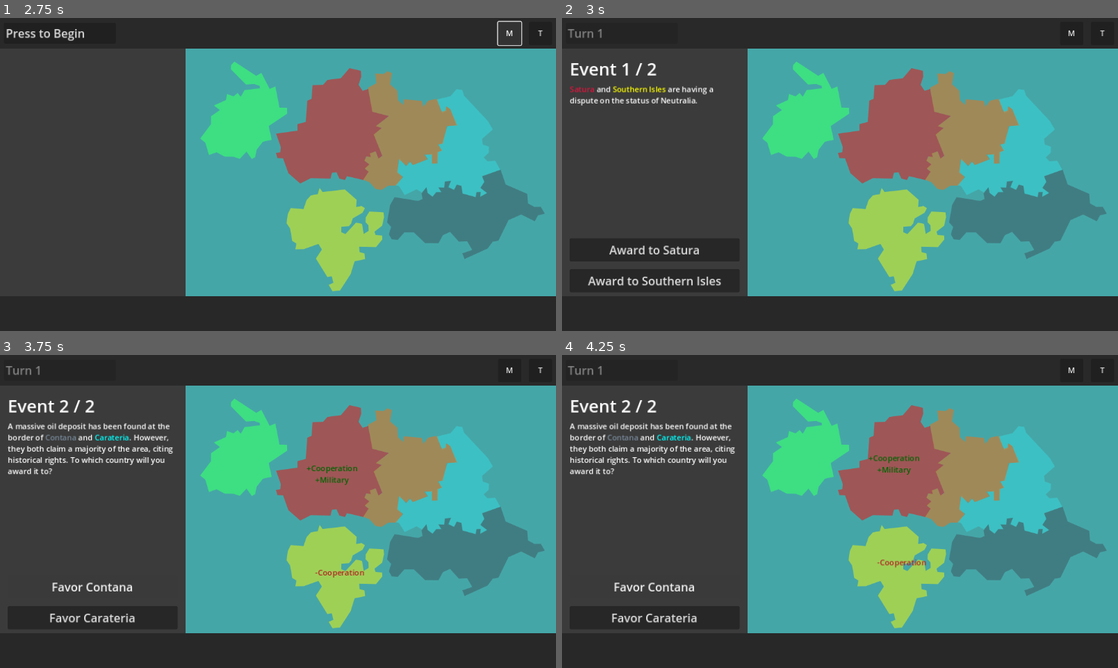
Above: before the commit, frames 1-4 (two rows, left to right).
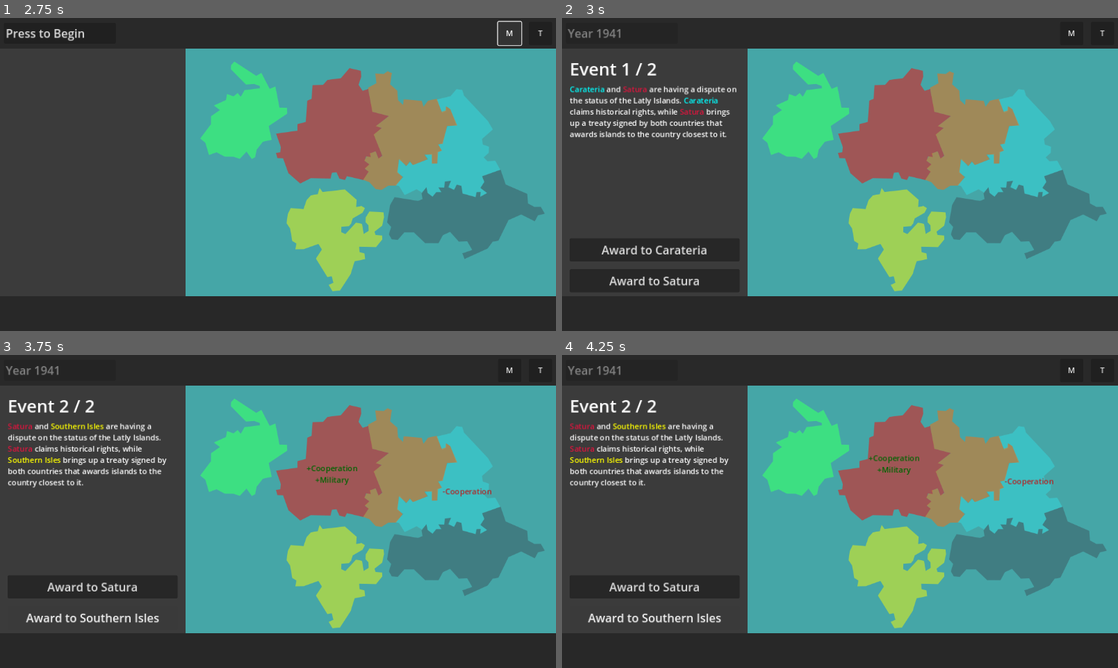
Above: after the commit, the same moments.

Repository: SaturdayMilkshake/game-jam-2
Game: Godot game, scene res://scenes/title_screen/title_screen.tscn
The game is run twice, just before and just after one commit, with the same random seed, the same clock (stepped at 60 frames per second) and the same inputs.
Inputs:
- Up to frame 1 (2.75 s): click "Play" at 0.5 s; click "M" at 1.25 s; click "O" at 2 s
- Up to frame 2 (3 s): click "Press to Begin" at 2.75 s
- Up to frame 3 (3.75 s): click "Award to Satura" at 3.5 s
- Up to frame 4 (4.25 s): no input

Frame 1 is identical in both runs. In frame 2, 2.5% of the frame differs, in the area x 1-32%, y 3-86%; in frame 3, 3.0%; in frame 4, 3.0%, in the area x 1-89%, y 3-86%.

Commit message:
add coloring and statuses

Diff:
--- a/misc/event_spreadsheet.csv
+++ b/misc/event_spreadsheet.csv
@@ -1,4 +1,5 @@
 Event Number,Description,Country 1,Country 2,Option 1 Name,Option 2 Name,Option 1 Effect 1,Option 1 Modifier 1,Option 1 …(257 unchanged characters)…
-1,COUNTRY1 and COUNTRY2 are having a dispute on the status of Neutralia.,RANDOM,RANDOM,Award to COUNTRY1,Award t …(94 unchanged characters)…
+1,"COUNTRY1 and COUNTRY2 are having a dispute on the status of the Latly Islands. COUNTRY1 claims historical rights, while COUNTRY2 brings up a treaty signed by both countries that awards islands to the country closest to it.",RANDOM,RANDOM,Award to COUNTRY1,Award t …(94 unchanged characters)…
 2,"A massive oil deposit has been found at the border of COUNTRY1 and COUNTRY2. However, they both claim a majority of  …(217 unchanged characters)…
 3,"A group of refugees turn up at a COUNTRY1 border checkpoint. COUNTRY1 is uncertain about them, and refuses to let them in, leaving them in COUNTRY2.",RANDOM,RANDOM,Accept Refugees,Turn Away Refugees,Stability,-2,,,Stability,2,,,Stability,2,,,Stability,-2,,
+4,COUNTRY1 is reported to be developing their nuclear weapons program.,RANDOM,,Give Immediate Sanctions,Ignore All Reports,Military,-2,Stability,-1,,,,,Military,3,,,,,,
--- a/scenes/country/country.gd
+++ b/scenes/country/country.gd
@@ -16,6 +16,12 @@
 @onready var military: Node = $Military
 @onready var cooperation: Node = $Cooperation
 
+#Statuses:
+#Nuclear Weapons
+var nuclear_state: bool = false
+var nuclear_program_progression_active: bool = false
+var nuclear_program_progress: int = 0
+
 func _ready() -> void:
 	SignalHandler.connect("new_turn", Callable(self, "new_turn"))
 	SignalHandler.connect("modify_country_value", Callable(self, "modify_country_value"))
@@ -30,11 +36,11 @@
 	population += (economy.economy - 5) + (stability.stability - 5)
 
 func generate_starting_attribute_values() -> void:
-	economy.economy = randi_range(3, 7)
-	stability.stability = randi_range(3, 7)
-	military.military = randi_range(3, 7)
-	cooperation.cooperation = randi_range(3, 7)
-	population = randi_range(40, 60)
+	economy.economy = randi_range(4, 6)
+	stability.stability = randi_range(4, 6)
+	military.military = randi_range(4, 6)
+	cooperation.cooperation = randi_range(4, 6)
+	population = randi_range(45, 55)
 
 func modify_country_value(country: String, attribute: String, modifier: int) -> void:
 	if country == country_name:
--- a/scenes/game_manager/game_manager.gd
+++ b/scenes/game_manager/game_manager.gd
@@ -1,13 +1,16 @@
 extends Node
 
 var turn: int = 0
+var influence: int = 0
+
+#Win / Lose Conditions
+var peace_process_active: bool = false
+var peace_progress: int = 0
 
 func _ready() -> void:
 	SignalHandler.connect("new_turn", Callable(self, "new_turn"))
 
 func new_turn() -> void:
 	turn += 1
+	influence += 1
 	SignalHandler.emit_signal("turn_updated", turn)
-
-func modify_country_value(_country: String, _attribute: String, _modifier: int) -> void:
-	pass
--- a/scenes/world/ui/country_info/country_info.gd
+++ b/scenes/world/ui/country_info/country_info.gd
@@ -36,9 +36,12 @@
 	if military <= 3:
 		$Military.modulate = Color.INDIAN_RED
 	elif military >= 10:
-		$Military.modulate = Color.SEA_GREEN
+		$Military.modulate = Color.INDIAN_RED
 
-	if cooperation <= 3:
+	$Cooperation.visible = true
+	if cooperation <= 0:
+		$Cooperation.visible = false
+	elif cooperation <= 3:
 		$Cooperation.modulate = Color.INDIAN_RED
 	elif cooperation >= 10:
 		$Cooperation.modulate = Color.SEA_GREEN
--- a/scenes/world/ui/country_info/country_info.tscn
+++ b/scenes/world/ui/country_info/country_info.tscn
@@ -82,6 +82,26 @@
 text = "Cooperation: 5"
 vertical_alignment = 1
 
+[node name="Statuses" type="Label" parent="."]
+layout_mode = 0
+offset_left = 16.0
+offset_top = 256.0
+offset_right = 376.0
+offset_bottom = 306.0
+theme_override_font_sizes/font_size = 28
+text = "Statuses"
+vertical_alignment = 1
+
+[node name="StatusesList" type="RichTextLabel" parent="."]
+layout_mode = 0
+offset_left = 16.0
+offset_top = 304.0
+offset_right = 368.0
+offset_bottom = 440.0
+bbcode_enabled = true
+text = "[color=orange]Nuclear State[/color]
+-Will launch nukes as a last resort when Military reaches 0."
+
 [node name="OpenEvents" type="Button" parent="."]
 layout_mode = 0
 offset_left = 16.0
--- a/scenes/world/ui/event_info/event_info.gd
+++ b/scenes/world/ui/event_info/event_info.gd
@@ -20,8 +20,11 @@
 	option_selected()
 
 func _on_option_2_pressed() -> void:
-	SignalHandler.emit_signal("event_option_selected", 2)
-	option_selected()
+	if current_event > events_this_turn:
+		SignalHandler.emit_signal("new_turn")
+	else:
+		SignalHandler.emit_signal("event_option_selected", 2)
+		option_selected()
 
 func game_started() -> void:
 	SignalHandler.emit_signal("new_event_requested")
@@ -56,7 +59,8 @@
 	current_event += 1
 	if current_event > events_this_turn:
 		$Option1.visible = false
-		$Option2.visible = false
+		$Option2.visible = true
+		$Option2.text = "New Turn"
 		$Event.text = "Turn Finished"
 		$Description.text = "You have completed all events this turn. Please press New Turn to continue."
 		SignalHandler.emit_signal("finished_all_events_this_turn")
@@ -68,5 +72,6 @@
 	self.visible = status
 	if current_event > events_this_turn:
 		$Option1.visible = false
-		$Option2.visible = false
+		$Option2.visible = true
+		$Option2.text = "New Turn"
 		$Description.text = "You have completed all events this turn. Please press New Turn to continue."
--- /dev/null
+++ b/scenes/world/ui/notice_info/notice_info.gd
@@ -0,0 +1,8 @@
+extends Control
+
+func _ready() -> void:
+	SignalHandler.connect("new_notice", Callable(self, "new_notice"))
+	self.visible = false
+
+func new_notice() -> void:
+	self.visible = true
--- /dev/null
+++ b/scenes/world/ui/notice_info/notice_info.tscn
@@ -0,0 +1,43 @@
+[gd_scene load_steps=3 format=3 uid="uid://ca7gygaworqno"]
+
+[ext_resource type="Script" path="res://scenes/world/ui/notice_info/notice_info.gd" id="1_1pe52"]
+
+[sub_resource type="StyleBoxEmpty" id="StyleBoxEmpty_1ivfs"]
+
+[node name="NoticeInfo" type="Control"]
+layout_mode = 3
+anchors_preset = 15
+anchor_right = 1.0
+anchor_bottom = 1.0
+offset_right = -768.0
+offset_bottom = -136.0
+grow_horizontal = 2
+grow_vertical = 2
+script = ExtResource("1_1pe52")
+
+[node name="Notice" type="Label" parent="."]
+offset_left = 16.0
+offset_top = 16.0
+offset_right = 256.0
+offset_bottom = 66.0
+theme_override_font_sizes/font_size = 36
+text = "Notice"
+vertical_alignment = 1
+
+[node name="Description" type="RichTextLabel" parent="."]
+offset_left = 16.0
+offset_top = 72.0
+offset_right = 368.0
+offset_bottom = 376.0
+bbcode_enabled = true
+text = "Test notice for testing purposes."
+
+[node name="NextEvent" type="Button" parent="."]
+offset_left = 16.0
+offset_top = 456.0
+offset_right = 368.0
+offset_bottom = 504.0
+focus_mode = 1
+theme_override_font_sizes/font_size = 24
+theme_override_styles/focus = SubResource("StyleBoxEmpty_1ivfs")
+text = "Next Event"
--- a/scenes/world/ui/turn_button/turn_button.gd
+++ b/scenes/world/ui/turn_button/turn_button.gd
@@ -3,6 +3,7 @@
 var game_active: bool = false
 
 func _ready() -> void:
+	SignalHandler.connect("new_turn", Callable(self, "new_turn"))
 	SignalHandler.connect("turn_updated", Callable(self, "turn_updated"))
 	SignalHandler.connect("finished_all_events_this_turn", Callable(self, "events_completed"))
 
@@ -16,7 +17,10 @@
 	SignalHandler.emit_signal("new_turn")
 
 func turn_updated(turn: int) -> void:
-	self.text = "Turn " + str(turn)
+	self.text = "Year " + str(turn + 1940)
 
 func events_completed() -> void:
 	self.disabled = false
+
+func new_turn() -> void:
+	self.disabled = true
--- a/scenes/world/world.tscn
+++ b/scenes/world/world.tscn
@@ -6,11 +6,14 @@
 [ext_resource type="PackedScene" uid="uid://wa8c6q8bsggs" path="res://scenes/world/ui/event_info/event_info.tscn" id="3_21bx7"]
 [ext_resource type="PackedScene" uid="uid://bs357xfrieidy" path="res://scenes/world/ui/country_info/country_info.tscn" id="3_txpeh"]
 [ext_resource type="PackedScene" uid="uid://dca8skq7b8w1m" path="res://scenes/world/ui/turn_button/turn_button.tscn" id="4_x1ahm"]
+[ext_resource type="PackedScene" uid="uid://ca7gygaworqno" path="res://scenes/world/ui/notice_info/notice_info.tscn" id="5_novri"]
 [ext_resource type="PackedScene" uid="uid://s7thsiwi1uuy" path="res://scenes/options/audio_toggle.tscn" id="6_3geyv"]
 [ext_resource type="Texture2D" uid="uid://c7tlb7n1slofl" path="res://assets/flags/map_nobg.svg" id="6_mxnvk"]
 
 [node name="World" type="Node2D"]
 script = ExtResource("1_il811")
+
+[node name="GameManager" parent="." instance=ExtResource("3_5iws7")]
 
 [node name="Navbar" type="ColorRect" parent="."]
 offset_right = 1152.0
@@ -34,7 +37,10 @@
 
 [node name="EventInfo" parent="LeftPanel" instance=ExtResource("3_21bx7")]
 
-[node name="GameManager" parent="." instance=ExtResource("3_5iws7")]
+[node name="NoticeInfo" parent="LeftPanel" instance=ExtResource("5_novri")]
+layout_mode = 1
+offset_right = 0.0
+offset_bottom = 0.0
 
 [node name="WorldBackground" type="ColorRect" parent="."]
 offset_left = 384.0
@@ -59,6 +65,13 @@
 offset_bottom = 56.0
 metadata/_edit_lock_ = true
 
+[node name="TurnButton" parent="." instance=ExtResource("4_x1ahm")]
+offset_left = 8.0
+offset_top = 10.0
+offset_right = 240.0
+offset_bottom = 52.0
+text = "Press to Begin"
+
 [node name="TextureRect" type="TextureRect" parent="."]
 visible = false
 offset_left = 384.0
@@ -67,13 +80,6 @@
 offset_bottom = 576.0
 texture = ExtResource("6_mxnvk")
 metadata/_edit_lock_ = true
-
-[node name="TurnButton" parent="." instance=ExtResource("4_x1ahm")]
-offset_left = 8.0
-offset_top = 10.0
-offset_right = 240.0
-offset_bottom = 52.0
-text = "Press to Begin"
 
 [node name="Countries" type="Node2D" parent="."]
 position = Vector2(384, 64)
--- a/scripts/signal_handler.gd
+++ b/scripts/signal_handler.gd
@@ -15,6 +15,7 @@
 @warning_ignore("unused_signal")
 signal event_generated(description: String, country_1: String, country_2: String, option_1: String, option_2: String)
 
+signal new_notice(description: String)
 
 @warning_ignore("unused_signal")
 signal event_option_selected(option: int)
Binary file changed: misc/event_spreadsheet.Country 1.translation
Binary file changed: misc/event_spreadsheet.Country 2.translation
Binary file changed: misc/event_spreadsheet.Description.translation
Binary file changed: misc/event_spreadsheet.Option 1 Effect 1.translation
Binary file changed: misc/event_spreadsheet.Option 1 Effect 2.translation
Binary file changed: misc/event_spreadsheet.Option 1 Effect 3.translation
Binary file changed: misc/event_spreadsheet.Option 1 Effect 4.translation
Binary file changed: misc/event_spreadsheet.Option 1 Modifier 1.translation
Binary file changed: misc/event_spreadsheet.Option 1 Modifier 2.translation
Binary file changed: misc/event_spreadsheet.Option 1 Modifier 3.translation
Binary file changed: misc/event_spreadsheet.Option 1 Modifier 4.translation
Binary file changed: misc/event_spreadsheet.Option 1 Name.translation
(and 12 more such lines)
